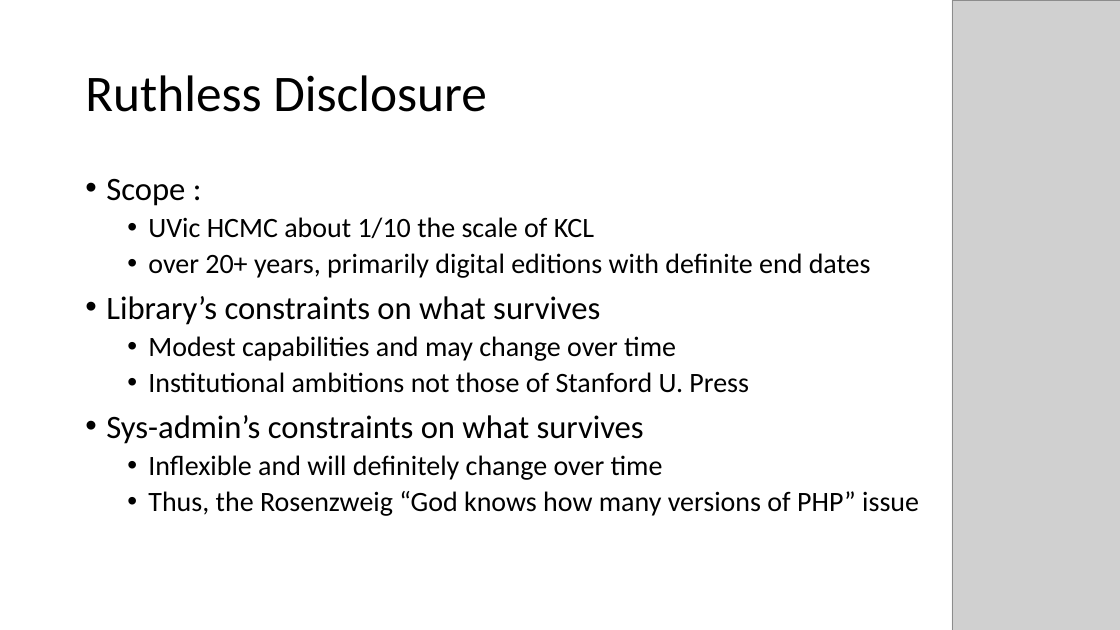
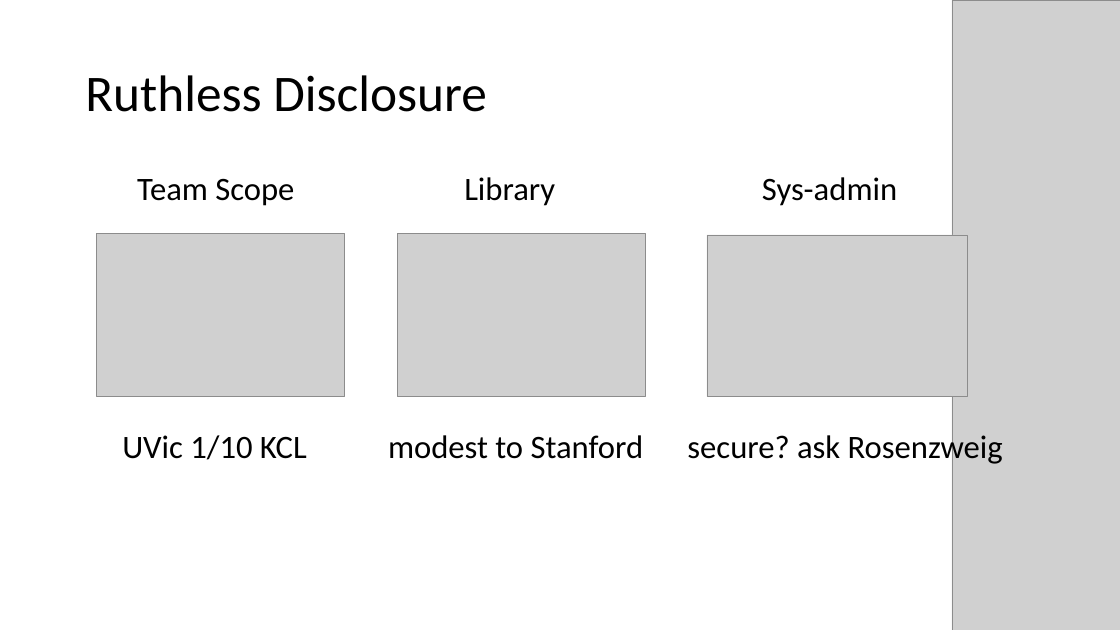
Before and after one commit to projectEndings/Endings, a slide deck: slide 4 of presentations/DH_2019/EndingsPanelPresentation.pptx. Drawn at 1120x630 pixels with LibreOffice and Linux fonts; fonts in the diff are those of the drawing; grey boxes stand for pictures. Boxes give left, top, right and bottom in pixels: in the first picture for what was removed or moved away, otherwise in the second. Text is boxed around its words. In the diff, an @@ line names an element or a change of style, - is before the commit and + after.

```diff
--- a/presentations/DH_2019/EndingsPanelPresentation.pptx
+++ b/presentations/DH_2019/EndingsPanelPresentation.pptx
@@ text at (x1=122, y1=177, x2=1003, y2=467): text changed; size 24 to 28 pt @@
-• Scope :
-  • UVic HCMC about 1/10 the scale of KCL
-  • over 20+ years, primarily digital editions with definite end dates
-• Library’s constraints on what survives
-  • Modest capabilities and may change over time
-  • Institutional ambitions not those of Stanford U. Press
-• Sys-admin’s constraints on what survives
-  • Inflexible and will definitely change over time
-  • Thus, the Rosenzweig “God knows how many versions of PHP” issue
+Team Scope Library Sys-admin
+UVic 1/10 KCL modest to Stanford secure? ask Rosenzweig
@@ picture added at (x1=97, y1=234, x2=344, y2=397) @@
@@ picture added at (x1=397, y1=234, x2=645, y2=397) @@
@@ picture added at (x1=707, y1=235, x2=969, y2=397) @@
```
Also in this commit, not shown: 6 other slides changed, 2 slides removed.
